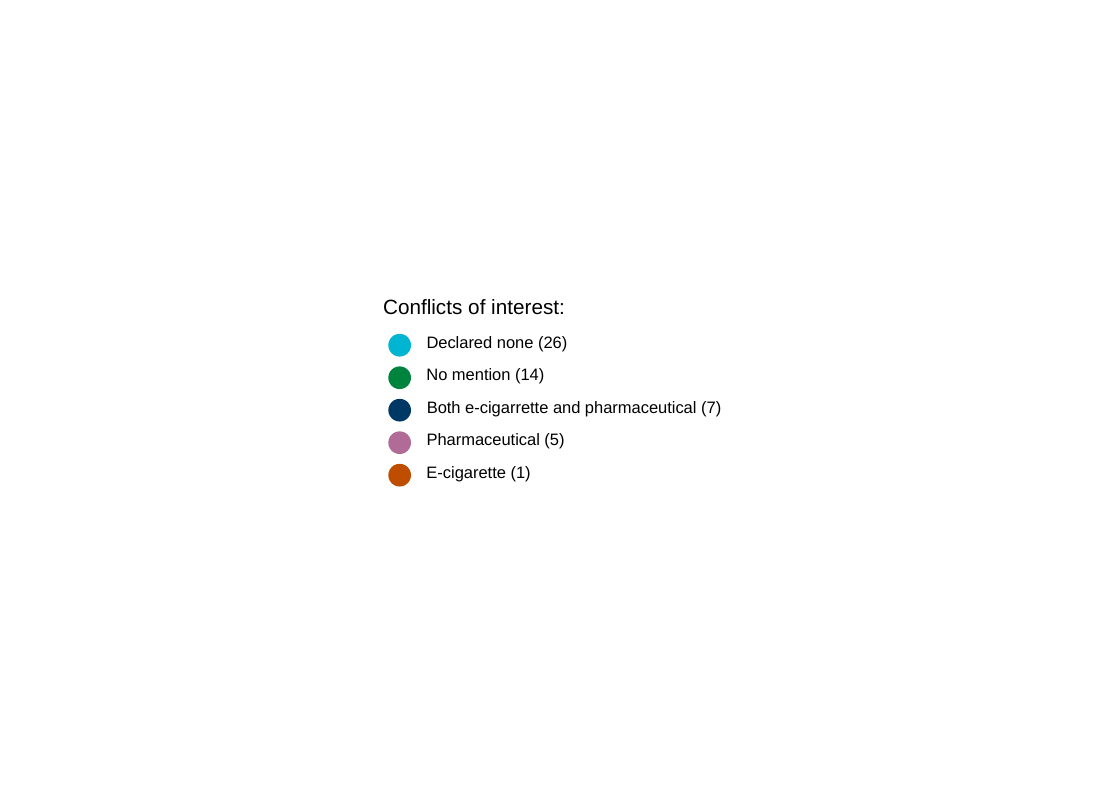
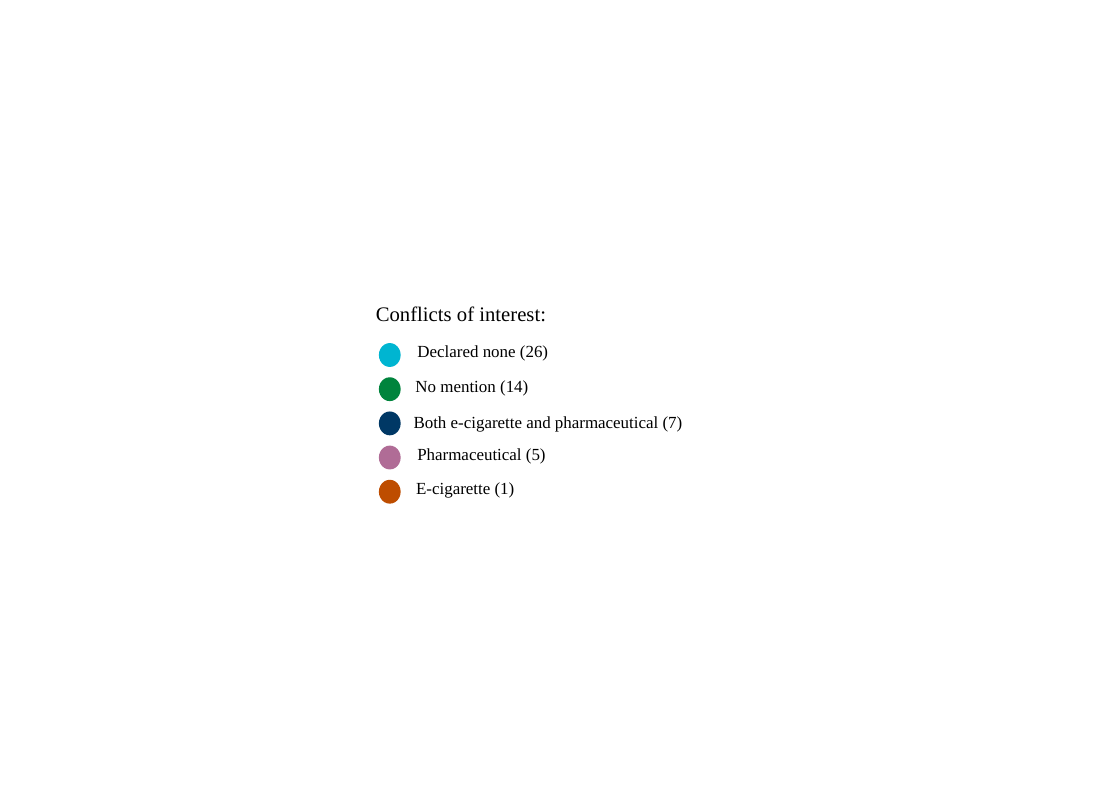
Before and after one commit to marissasmith8/Citation-Network-Analysis, a slide deck: slide 1 of outputs/legend_conf_paper.pptx. Drawn at 1120x789 pixels with LibreOffice and Linux fonts; fonts in the diff are those of the drawing. Boxes give left, top, right and bottom in pixels: in the first picture for what was removed or moved away, otherwise in the second. Text is boxed around its words. In the diff, an @@ line names an element or a change of style, - is before the commit and + after.

```diff
--- a/outputs/legend_conf_paper.pptx
+++ b/outputs/legend_conf_paper.pptx
@@ rectangle removed at (x1=176, y1=160, x2=944, y2=630) @@
@@ text "Conflicts of interest:" moved from (x1=383, y1=299, x2=565, y2=315) to (x1=376, y1=306, x2=546, y2=322) @@
@@ text "Conflicts of interest:" at (x1=376, y1=306, x2=546, y2=322): font Arial to Times New Roman @@
@@ ellipse moved from (x1=389, y1=335, x2=410, y2=356) to (x1=379, y1=344, x2=400, y2=367) @@
@@ text "Declared none (26)" moved from (x1=427, y1=336, x2=567, y2=351) to (x1=417, y1=345, x2=548, y2=361) @@
@@ ellipse moved from (x1=389, y1=367, x2=410, y2=389) to (x1=379, y1=378, x2=400, y2=401) @@
@@ text "No mention (14)" moved from (x1=426, y1=368, x2=544, y2=384) to (x1=415, y1=380, x2=528, y2=396) @@
@@ text at (x1=414, y1=416, x2=683, y2=432): text changed; size 8.8 to 9 pt; font Arial to Times New Roman @@
-Both e-cigarrette and pharmaceutical (7)
+Both e-cigarette and pharmaceutical (7)
@@ size 8.8 to 9 pt, font Arial to Times New Roman in 4 elements at (x1=417, y1=345, x2=548, y2=361), (x1=415, y1=380, x2=528, y2=396), (x1=416, y1=482, x2=515, y2=498), (x1=417, y1=448, x2=546, y2=464) @@
@@ text "Pharmaceutical (5)" moved from (x1=427, y1=433, x2=564, y2=449) to (x1=417, y1=448, x2=546, y2=464) @@
@@ 3 ellipses moved together from (x1=389, y1=400, x2=410, y2=486) to (x1=379, y1=413, x2=400, y2=504) @@
@@ text "E-cigarette (1)" moved from (x1=426, y1=466, x2=531, y2=481) to (x1=416, y1=482, x2=515, y2=498) @@
```
Also in this commit, not shown: 9 other files.
